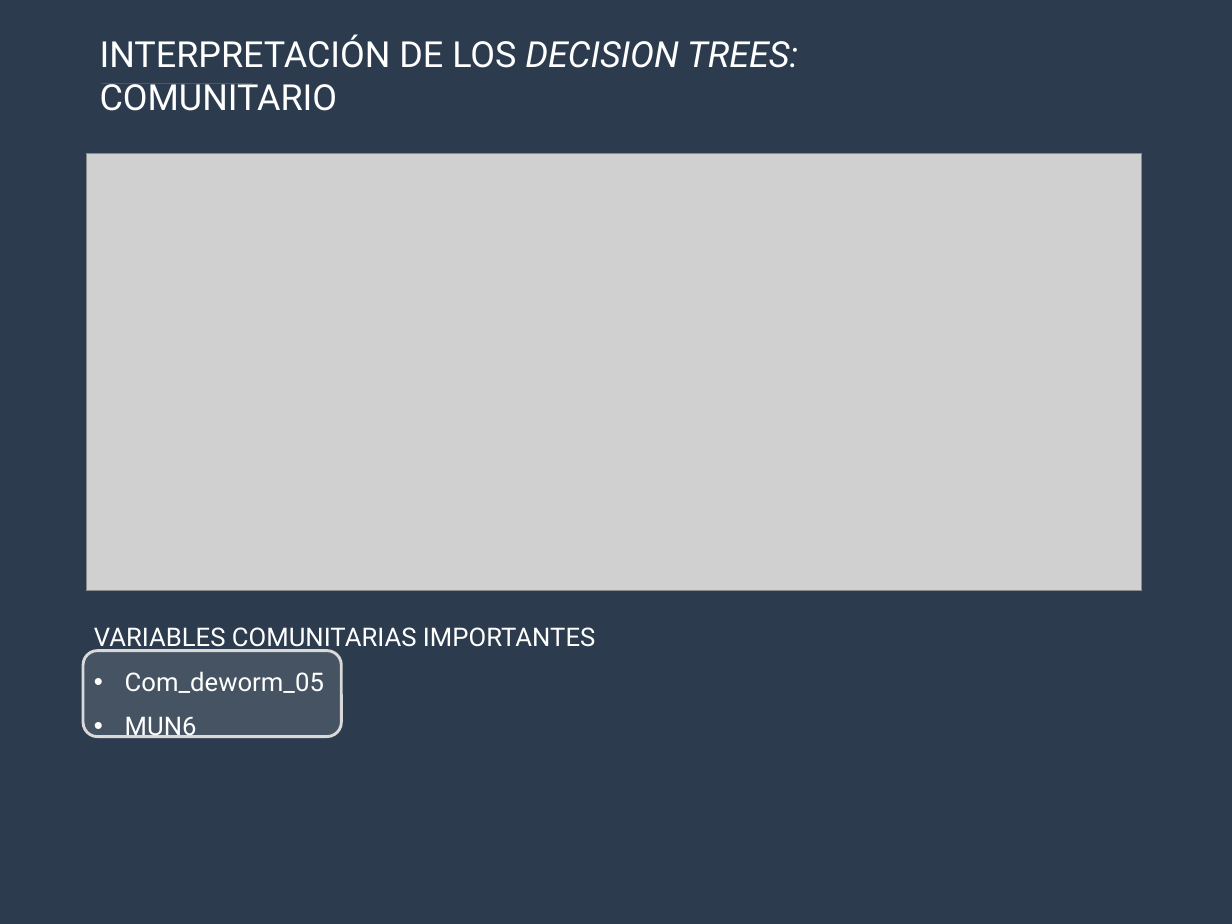
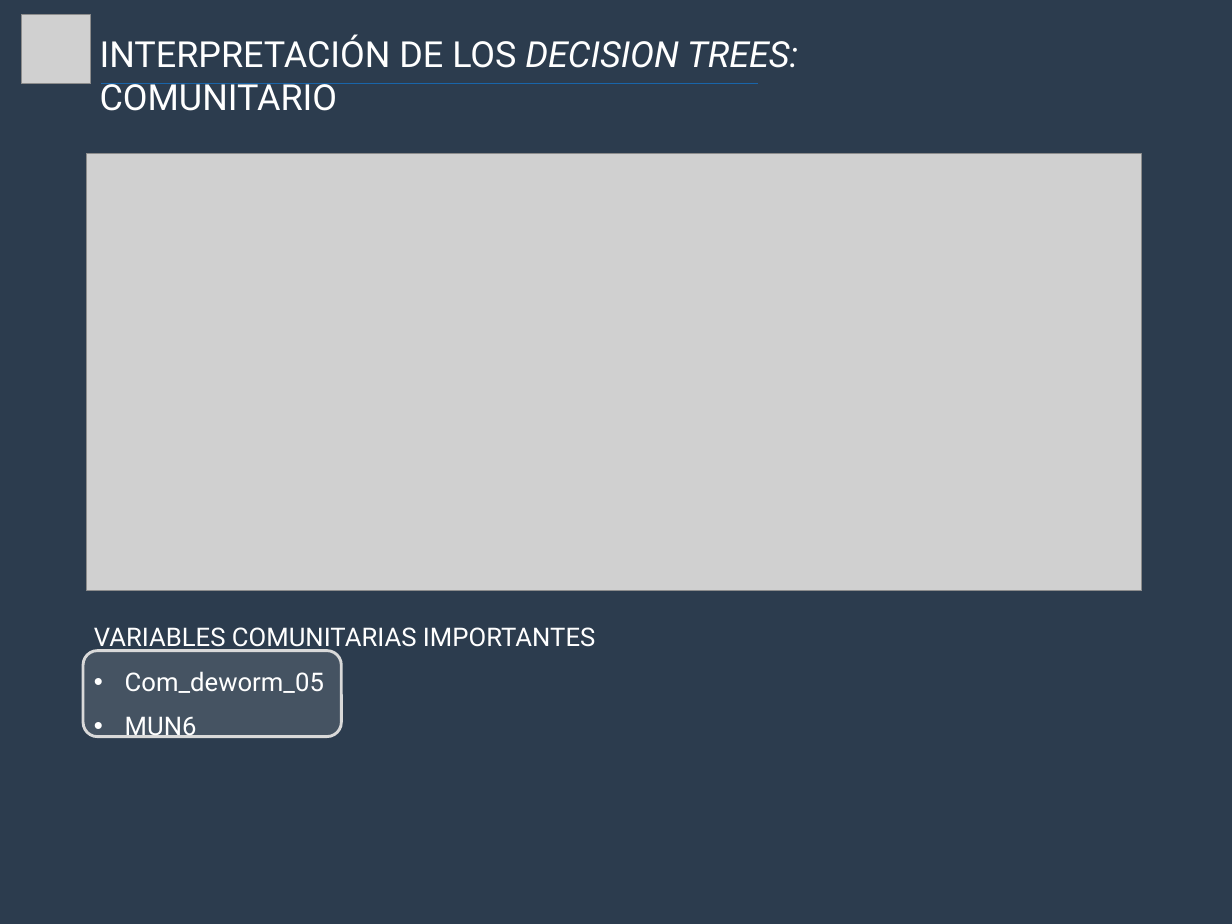
Before and after one commit to JMBorrego/CashCognitive, a slide deck: slide 12 of assets/Presentation/Presentation.pptx (slide 13 before the commit). Drawn at 1232x924 pixels with LibreOffice and Linux fonts; fonts in the diff are those of the drawing; grey boxes stand for pictures. Boxes give left, top, right and bottom in pixels: in the first picture for what was removed or moved away, otherwise in the second. Text is boxed around its words. In the diff, an @@ line names an element or a change of style, - is before the commit and + after.

```diff
--- a/assets/Presentation/Presentation.pptx
+++ b/assets/Presentation/Presentation.pptx
@@ picture added at <box>21,15,91,84</box> @@
@@ line moved from (101, 83) - (252, 83) to (101, 83) - (759, 83) @@
```
Also in this commit, not shown: 5 other slides changed, 2 slides added, 3 slides removed.
